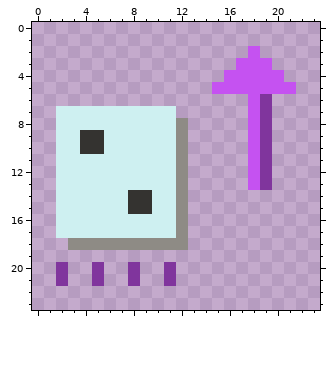
One commit to this pixel-art file: Art/Textures/Enemies/IntentIndicator/getaway_info.aseprite. The picture above is the old version.
24x24 pixels, 1 frame.
After the commit:
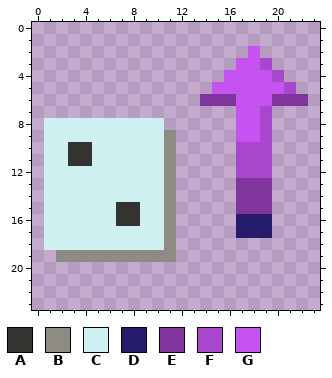
Palette (. is transparent): A #343330  B #8e8b85  C #cef0f1  D #251c6b  E #80359d  F #a846ce  G #c552f1
Diff:
{"y":3,"x":19,"old":"G","new":"F"}
{"y":4,"x":20,"old":"G","new":"F"}
{"y":5,"x":21,"old":"G","new":"F"}
{"y":6,"x":14,"old":"....","new":"EEEG"}
{"y":6,"x":19,"old":"E...","new":"GEEE"}
{"y":7,"x":2,"old":"CCCCCCCCCC","new":".........."}
{"y":7,"x":17,"old":".","new":"G"}
{"y":7,"x":19,"old":"E","new":"F"}
{"y":8,"x":1,"old":".","new":"C"}
{"y":8,"x":11,"old":"CB","new":".."}
{"y":8,"x":17,"old":".","new":"G"}
{"y":8,"x":19,"old":"E","new":"F"}
{"y":9,"x":1,"old":".","new":"C"}
{"y":9,"x":4,"old":"AA","new":"CC"}
{"y":9,"x":11,"old":"CB","new":"B."}
{"y":9,"x":17,"old":".","new":"G"}
{"y":9,"x":19,"old":"E","new":"F"}
{"y":10,"x":1,"old":".","new":"C"}
{"y":10,"x":3,"old":"C","new":"A"}
{"y":10,"x":5,"old":"A","new":"C"}
{"y":10,"x":11,"old":"CB","new":"B."}
{"y":10,"x":17,"old":".GE","new":"FFF"}
{"y":11,"x":1,"old":".","new":"C"}
{"y":11,"x":3,"old":"CC","new":"AA"}
{"y":11,"x":11,"old":"CB","new":"B."}
{"y":11,"x":17,"old":".GE","new":"FFF"}
{"y":12,"x":1,"old":".","new":"C"}
{"y":12,"x":11,"old":"CB","new":"B."}
{"y":12,"x":17,"old":".GE","new":"FFF"}
{"y":13,"x":1,"old":".","new":"C"}
{"y":13,"x":11,"old":"CB","new":"B."}
{"y":13,"x":17,"old":".G","new":"EE"}
{"y":14,"x":1,"old":".","new":"C"}
{"y":14,"x":8,"old":"AA","new":"CC"}
{"y":14,"x":11,"old":"CB","new":"B."}
{"y":14,"x":17,"old":"...","new":"EEE"}
{"y":15,"x":1,"old":".","new":"C"}
{"y":15,"x":7,"old":"C","new":"A"}
{"y":15,"x":9,"old":"A","new":"C"}
{"y":15,"x":11,"old":"CB","new":"B."}
{"y":15,"x":17,"old":"...","new":"EEE"}
{"y":16,"x":1,"old":".","new":"C"}
{"y":16,"x":7,"old":"CC","new":"AA"}
{"y":16,"x":11,"old":"CB","new":"B."}
{"y":16,"x":17,"old":"...","new":"DDD"}
{"y":17,"x":1,"old":".","new":"C"}
{"y":17,"x":11,"old":"CB","new":"B."}
{"y":17,"x":17,"old":"...","new":"DDD"}
{"y":18,"x":1,"old":"..BBBBBBBB","new":"CCCCCCCCCC"}
{"y":18,"x":12,"old":"B","new":"."}
{"y":19,"x":2,"old":"..........","new":"BBBBBBBBBB"}
{"y":20,"x":2,"old":"E","new":"."}
{"y":20,"x":5,"old":"E","new":"."}
{"y":20,"x":8,"old":"E","new":"."}
{"y":20,"x":11,"old":"E","new":"."}
{"y":21,"x":2,"old":"E","new":"."}
{"y":21,"x":5,"old":"E","new":"."}
{"y":21,"x":8,"old":"E","new":"."}
{"y":21,"x":11,"old":"E","new":"."}
{"label":"changed","picture_box":[44,58,308,286]}
